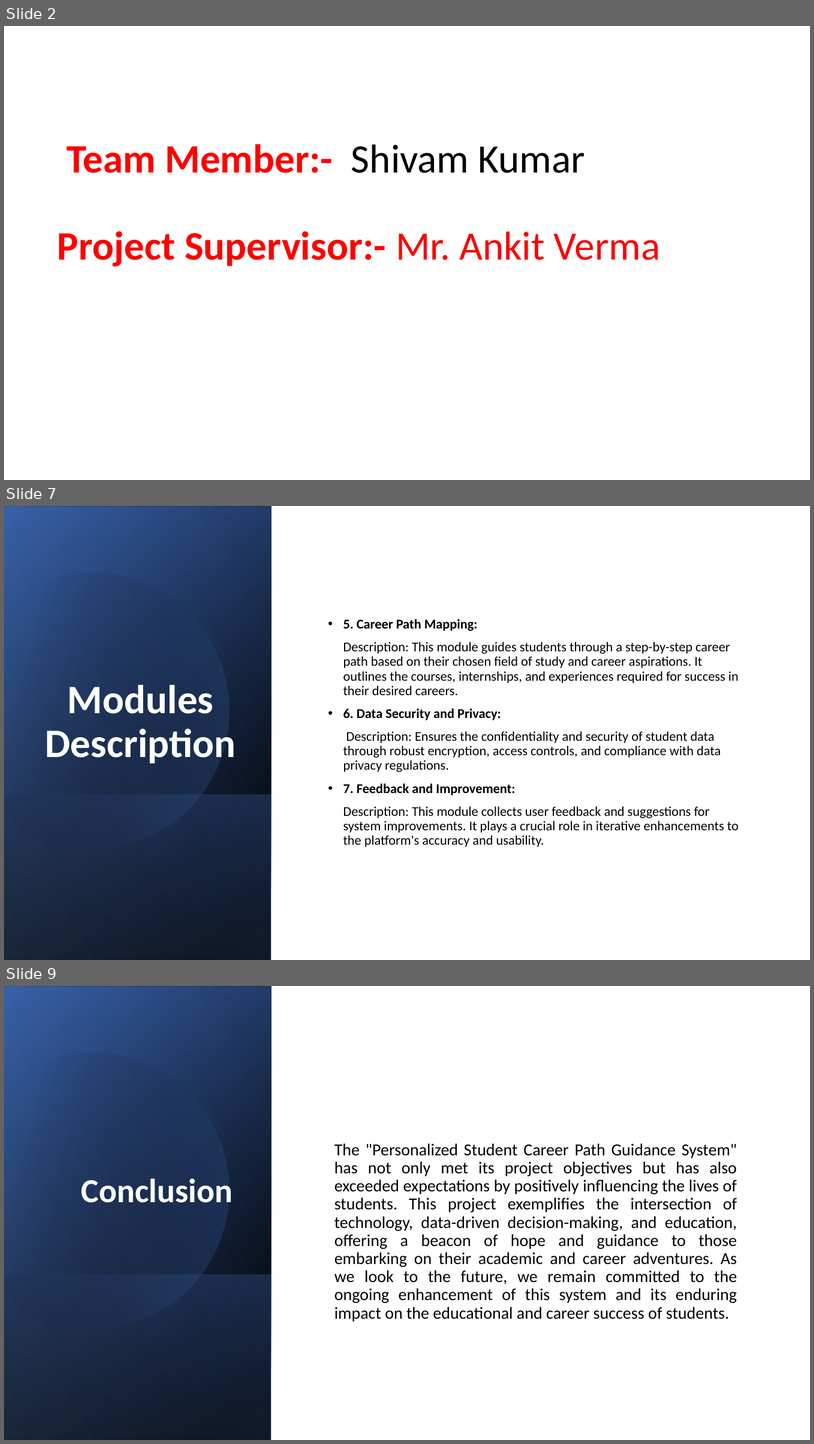
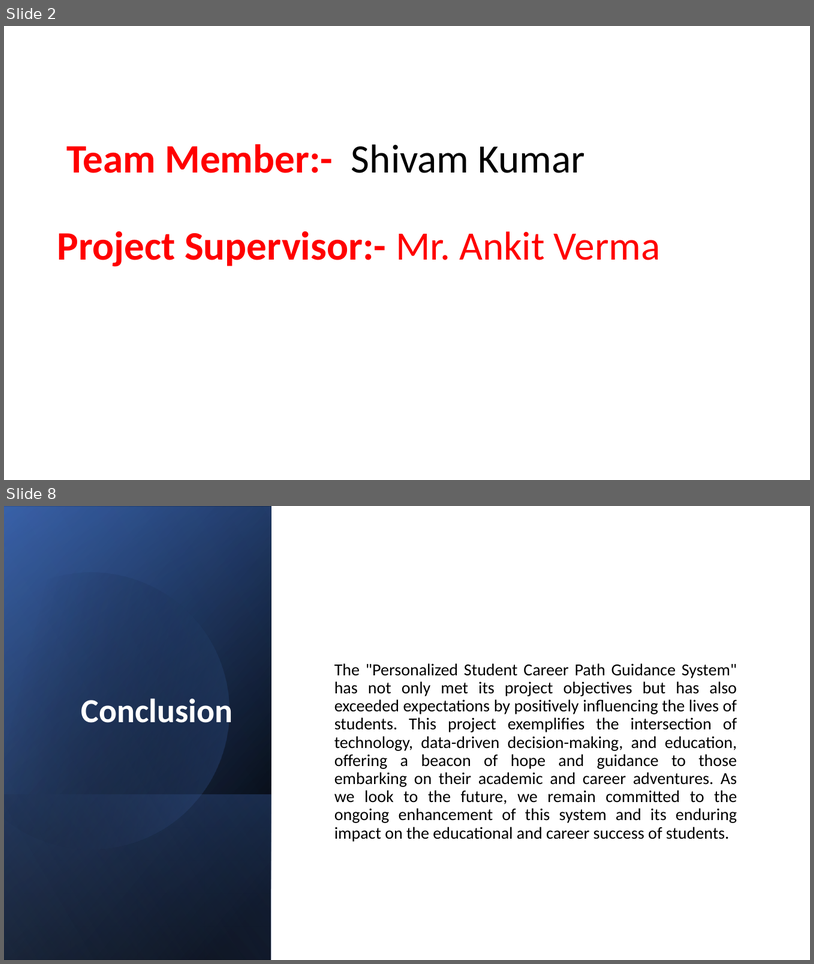
Before and after one commit to shivamkietmca/project, a slide deck: Project Presentation.pptx. Shown one above the other, each under a label of ours: slides 2, 7 and 9 before the commit, slides 2 and 8 after it; the slides between them are not shown. The pictures are 814x1444 and 814x964 pixels, drawn with LibreOffice and Linux fonts; fonts in the diff are those of the drawing. Boxes give left, top, right and bottom in pixels: in the first picture for what was removed or moved away, otherwise in the second. Text is boxed around its words. In the diff, an @@ line names an element or a change of style, - is before the commit and + after.

```diff
--- a/Project Presentation.pptx
+++ b/Project Presentation.pptx
@@ slide 7 removed at (4, 506, 810, 960), background #FFFFFF @@
@@ rectangle removed at (4, 506, 810, 960) @@
@@ rectangle removed at (4, 506, 272, 960) @@
@@ rectangle removed at (4, 507, 272, 960) @@
@@ rectangle removed at (4, 506, 272, 959) @@
@@ freeform shape removed at (4, 540, 263, 877) @@
@@ text removed at (344, 619, 739, 847) @@
-• 5. Career Path Mapping:
-Description: This module guides students through a step-by-step career path based on their chosen field of study and career aspirations. It outlines the courses, internships, and experiences required for success in their desired careers.
-• 6. Data Security and Privacy:
-Description: Ensures the confidentiality and security of student data through robust encryption, access controls, and compliance with data privacy regulations.
-• 7. Feedback and Improvement:
-Description: This module collects user feedback and suggestions for system improvements. It plays a crucial role in iterative enhancements to the platform's accuracy and usability.
@@ title removed at (45, 685, 236, 763) @@
-Modules Description
@@ rectangle removed at (4, 794, 272, 960) @@
@@ what was slide 9 is now slide 8 @@
```
Also in this commit, not shown: 5 slides changed.
